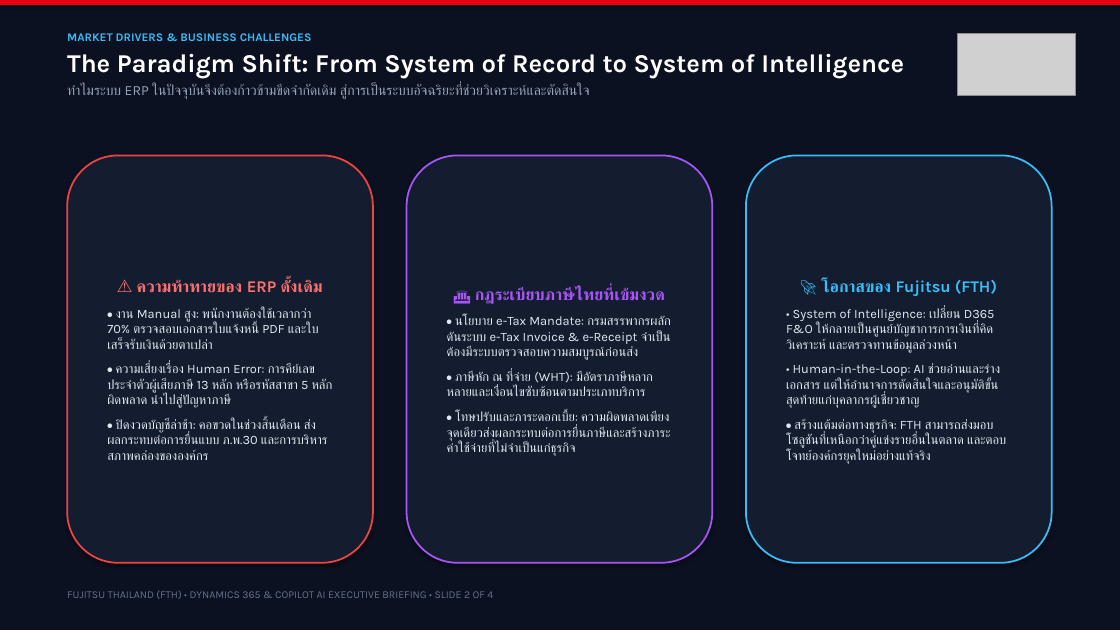
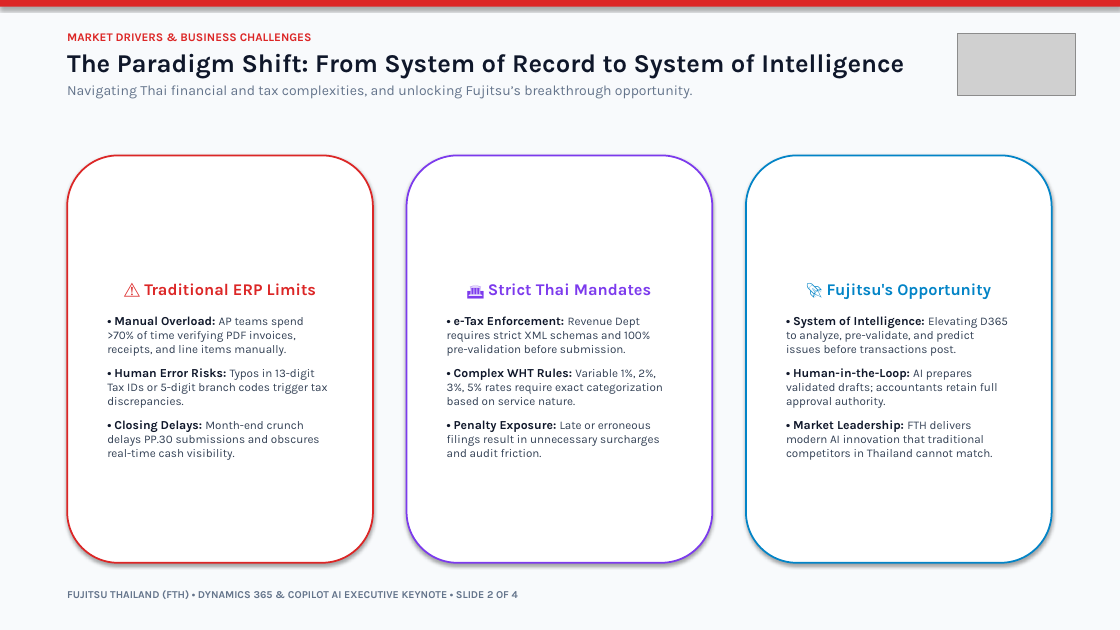
Before and after one commit to wititgithub/fth-d365-fo-copilot-deck, a slide deck: slide 2 of FTH_D365_Executive_Opening_Deck.pptx. Drawn at 1120x630 pixels with LibreOffice and Linux fonts; fonts in the diff are those of the drawing; grey boxes stand for pictures. Boxes give left, top, right and bottom in pixels: in the first picture for what was removed or moved away, otherwise in the second. Text is boxed around its words. In the diff, an @@ line names an element or a change of style, - is before the commit and + after.

Commit message:
Switch 4-slide opening deck to pristine executive English White Theme with harmonized contrast

```diff
--- a/FTH_D365_Executive_Opening_Deck.pptx
+++ b/FTH_D365_Executive_Opening_Deck.pptx
@@ rectangle at bbox=[0, 0, 1120, 630]: fill #0B1120 to #F8FAFC @@
@@ rectangle at bbox=[0, 0, 1120, 7]: fill #E60012 to #DC2626 @@
@@ text at bbox=[67, 33, 904, 78]: text colour #38BDF8 to #DC2626 in "MARKET DRIVERS & BUSINESS CHALLENGES"; text colour #FFFFFF to #0F172A in "The Paradigm Shift: From System of Record ..." @@
@@ text at bbox=[67, 85, 692, 99]: text changed; text colour #94A3B8 to #64748B @@
-ทำไมระบบ ERP ในปัจจุบันจึงต้องก้าวข้ามขีดจำกัดเดิม สู่การเป็นระบบอัจฉริยะที่ช่วยวิเคราะห์และตัดสินใจ
+Navigating Thai financial and tax complexities, and unlocking Fujitsu’s breakthrough opportunity.
@@ rounded rectangle "⚠️ Traditional ERP Limits" at bbox=[67, 155, 373, 563]: fill #141D2F to #FFFFFF; outline #EF4444 1.5 pt to #DC2626 1.5 pt @@
@@ rounded rectangle "🏛️ Strict Thai Mandates" at bbox=[407, 155, 712, 563]: fill #141D2F to #FFFFFF; outline #A855F7 1.5 pt to #7C3AED 1.5 pt @@
@@ rounded rectangle "🚀 Fujitsu's Opportunity" at bbox=[746, 155, 1052, 563]: fill #141D2F to #FFFFFF; outline #38BDF8 1.5 pt to #0284C7 1.5 pt @@
@@ text in rounded rectangle at bbox=[107, 283, 328, 460]: text changed; size 11 to 10 pt; text colour #E2E8F0 to #334155 @@
-⚠️ ความท้าทายของ ERP ดั้งเดิม
-• งาน Manual สูง: พนักงานต้องใช้เวลากว่า 70% ตรวจสอบเอกสารใบแจ้งหนี้ PDF และใบเสร็จรับเงินด้วยตาเปล่า
-• ความเสี่ยงเรื่อง Human Error: การคีย์เลขประจำตัวผู้เสียภาษี 13 หลัก หรือรหัสสาขา 5 หลัก ผิดพลาด นำไปสู่ปัญหาภาษี
-• ปิดงวดบัญชีล่าช้า: คอขวดในช่วงสิ้นเดือน ส่งผลกระทบต่อการยื่นแบบ ภ.พ.30 และการบริหารสภาพคล่องขององค์กร
+⚠️ Traditional ERP Limits
+• Manual Overload: AP teams spend >70% of time verifying PDF invoices, receipts, and line items manually.
+• Human Error Risks: Typos in 13-digit Tax IDs or 5-digit branch codes trigger tax discrepancies.
+• Closing Delays: Month-end crunch delays PP.30 submissions and obscures real-time cash visibility.
@@ text in rounded rectangle at bbox=[447, 283, 663, 457]: text changed; size 11 to 10 pt; text colour #E2E8F0 to #334155 @@
-🏛️ กฎระเบียบภาษีไทยที่เข้มงวด
-• นโยบาย e-Tax Mandate: กรมสรรพากรผลักดันระบบ e-Tax Invoice & e-Receipt จำเป็นต้องมีระบบตรวจสอบความสมบูรณ์ก่อนส่ง
-• ภาษีหัก ณ ที่จ่าย (WHT): มีอัตราภาษีหลากหลายและเงื่อนไขซับซ้อนตามประเภทบริการ
-• โทษปรับและภาระดอกเบี้ย: ความผิดพลาดเพียงจุดเดียวส่งผลกระทบต่อการยื่นภาษีและสร้างภาระค่าใช้จ่ายที่ไม่จำเป็นแก่ธุรกิจ
+🏛️ Strict Thai Mandates
+• e-Tax Enforcement: Revenue Dept requires strict XML schemas and 100% pre-validation before submission.
+• Complex WHT Rules: Variable 1%, 2%, 3%, 5% rates require exact categorization based on service nature.
+• Penalty Exposure: Late or erroneous filings result in unnecessary surcharges and audit friction.
@@ text in rounded rectangle at bbox=[786, 283, 1008, 460]: text changed; size 11 to 10 pt; text colour #E2E8F0 to #334155 @@
-🚀 โอกาสของ Fujitsu (FTH)
-• System of Intelligence: เปลี่ยน D365 F&O ให้กลายเป็นศูนย์บัญชาการการเงินที่คิด วิเคราะห์ และตรวจทานข้อมูลล่วงหน้า
-• Human-in-the-Loop: AI ช่วยอ่านและร่างเอกสาร แต่ให้อำนาจการตัดสินใจและอนุมัติขั้นสุดท้ายแก่บุคลากรผู้เชี่ยวชาญ
-• สร้างแต้มต่อทางธุรกิจ: FTH สามารถส่งมอบโซลูชันที่เหนือกว่าคู่แข่งรายอื่นในตลาด และตอบโจทย์องค์กรยุคใหม่อย่างแท้จริง
+🚀 Fujitsu's Opportunity
+• System of Intelligence: Elevating D365 to analyze, pre-validate, and predict issues before transactions post.
+• Human-in-the-Loop: AI prepares validated drafts; accountants retain full approval authority.
+• Market Leadership: FTH delivers modern AI innovation that traditional competitors in Thailand cannot match.
@@ text at bbox=[67, 590, 518, 599]: text changed; bold on @@
-FUJITSU THAILAND (FTH) • DYNAMICS 365 & COPILOT AI EXECUTIVE BRIEFING • SLIDE 2 OF 4
+FUJITSU THAILAND (FTH) • DYNAMICS 365 & COPILOT AI EXECUTIVE KEYNOTE • SLIDE 2 OF 4
```
Also in this commit, not shown: 2 other slides changed, 1 slide added, 1 slide removed, 6 other files.
